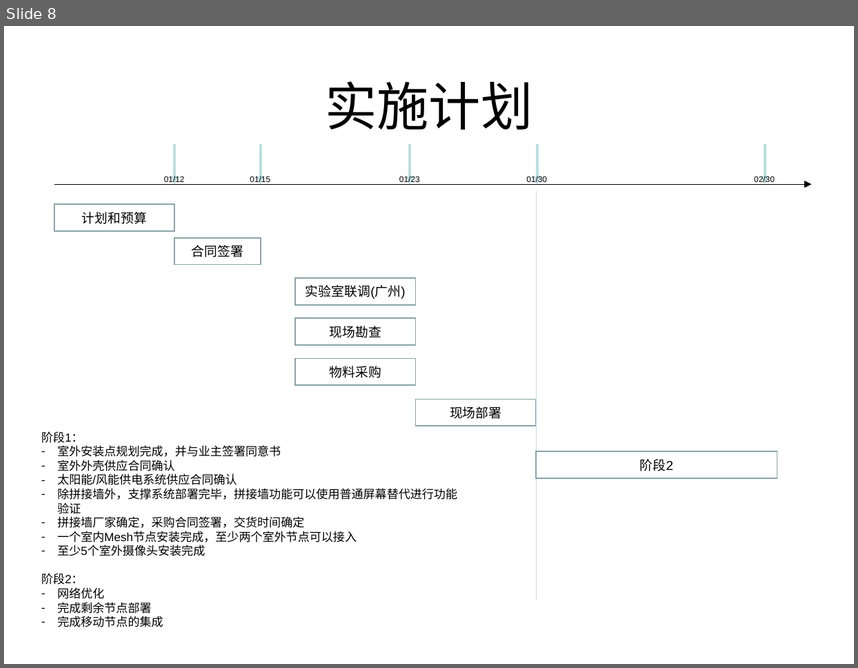
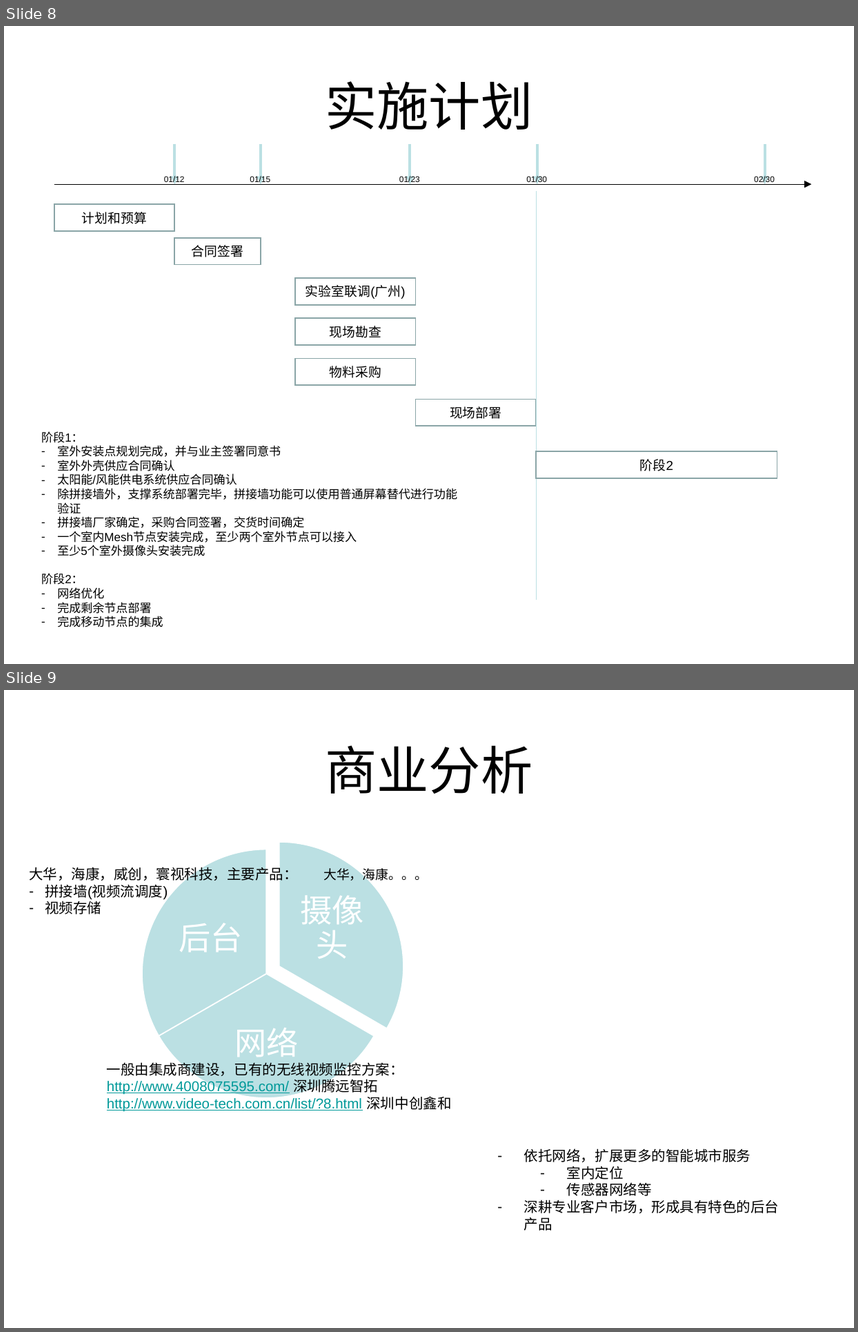
Before and after one commit to scutxieyun/Gfapiao, a slide deck: doc/基于Mesh的视频监控解决方案.pptx. Shown one above the other, each under a label of ours: slide 8 before the commit, slides 8 and 9 after it. The pictures are 858x668 and 858x1332 pixels, drawn with LibreOffice and Linux fonts; fonts in the diff are those of the drawing. Boxes give left, top, right and bottom in pixels: in the first picture for what was removed or moved away, otherwise in the second. Text is boxed around its words. In the diff, an @@ line names an element or a change of style, - is before the commit and + after.

```diff
--- a/doc/基于Mesh的视频监控解决方案.pptx
+++ b/doc/基于Mesh的视频监控解决方案.pptx
@@ slide 9 added at (4,690,854,1328), background #FFFFFF @@
@@ title added at (325,745,533,793), 44 pt, text #000000 @@
+商业分析
@@ text added at (29,865,298,914), 12 pt, text #000000 @@
+大华，海康，威创，寰视科技，主要产品：
+– 拼接墙(视频流调度)
+– 视频存储
@@ text added at (323,866,428,883), 11 pt, text #000000 @@
+大华，海康。。。
@@ group added at (142,842,404,1098): 3 pie slice (boxed as its full ellipse)s, 3 texts @@
+摄像头
+网络
+后台
@@ text added at (107,1060,451,1112), 12 pt, text #009999, underline @@
+一般由集成商建设，已有的无线视频监控方案：
+http://www.4008075595.com/ 深圳腾远智拓
+http://www.video-tech.com.cn/list/?8.html 深圳中创鑫和
@@ text added at (524,1148,779,1230), 12 pt, text #000000 @@
+– 依托网络，扩展更多的智能城市服务
+  – 室内定位
+  – 传感器网络等
+– 深耕专业客户市场，形成具有特色的后台产品
```
Also in this commit, not shown: 1 slide changed, 2 other slides added, 1 slide removed, 1 other file.
